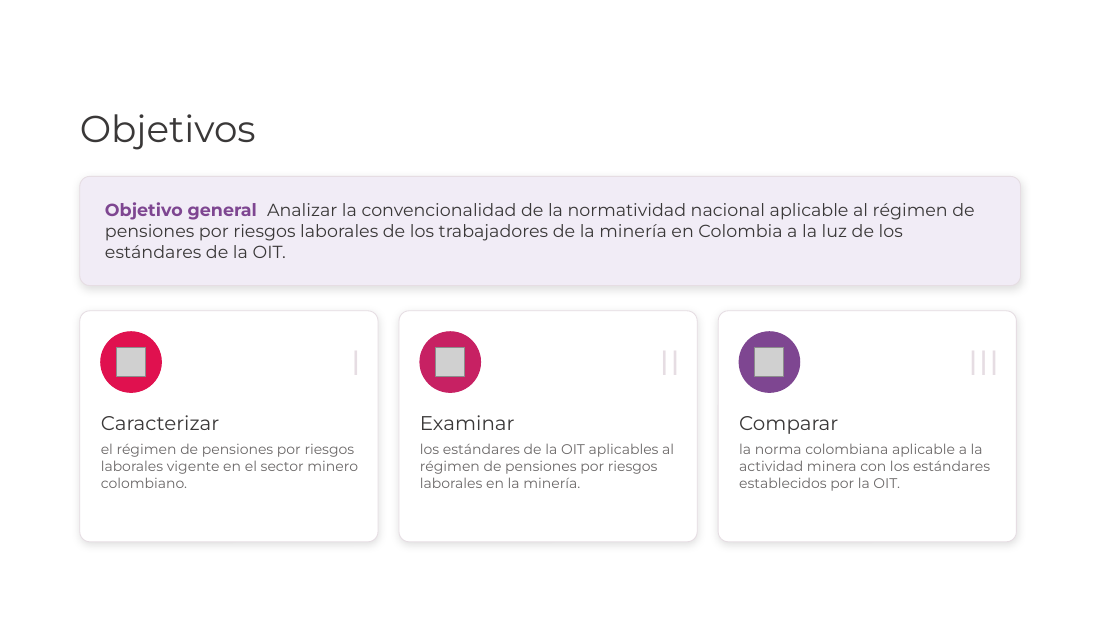
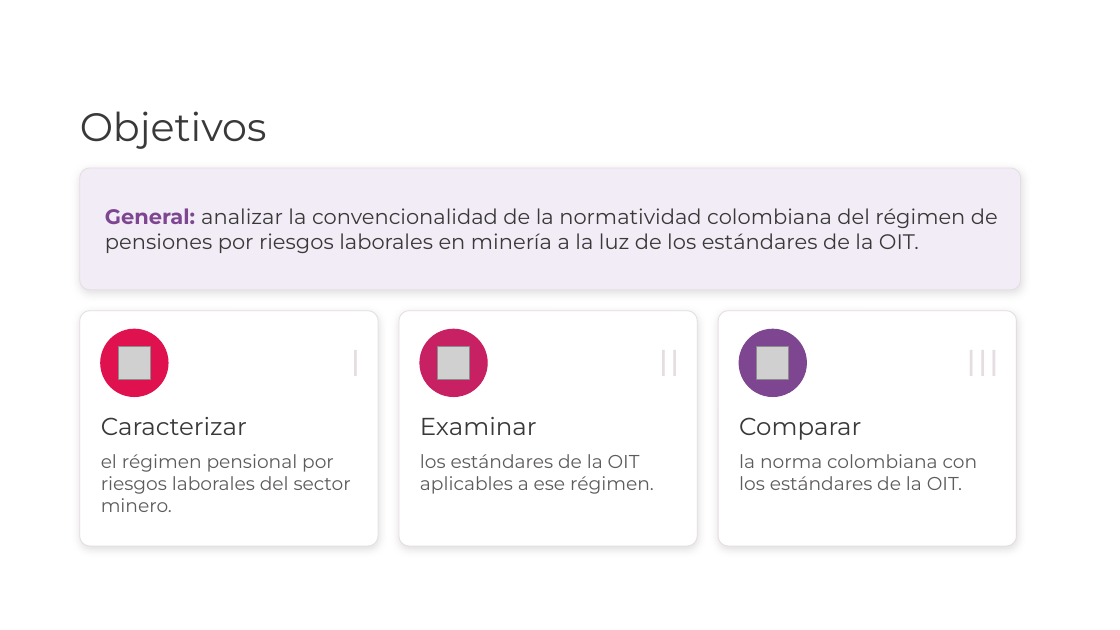
Before and after one commit to davidpinto01222003-jpg/EXTRAPROCESAL, a slide deck: slide 6 of sustentacion/Sustentacion_Pensiones_Riesgos_Laborales_Mineria_UPB.pptx. Drawn at 1120x630 pixels with LibreOffice and Linux fonts; fonts in the diff are those of the drawing; grey boxes stand for pictures; background and template pictures are left out. Boxes give left, top, right and bottom in pixels: in the first picture for what was removed or moved away, otherwise in the second. Text is boxed around its words. In the diff, an @@ line names an element or a change of style, - is before the commit and + after.

```diff
--- a/sustentacion/Sustentacion_Pensiones_Riesgos_Laborales_Mineria_UPB.pptx
+++ b/sustentacion/Sustentacion_Pensiones_Riesgos_Laborales_Mineria_UPB.pptx
@@ text "Objetivos" at (80, 111, 267, 149): size 32 to 34 pt @@
@@ proportions changed in 4 elements at (80, 311, 378, 546), (399, 311, 697, 546), (718, 311, 1017, 546), (80, 168, 1021, 290) @@
@@ rounded rectangle: place and size @@
-rounded rectangle at (80, 176, 1021, 286)
+rounded rectangle at (80, 168, 1021, 290)
@@ text at (105, 208, 998, 253): text changed; size 15 to 18 pt @@
-Objetivo general Analizar la convencionalidad de la normatividad nacional aplicable al régimen de pensiones por riesgos laborales de los trabajadores de la minería en Colombia a la luz de los estándares de la OIT.
+General: analizar la convencionalidad de la normatividad colombiana del régimen de pensiones por riesgos laborales en minería a la luz de los estándares de la OIT.
@@ rounded rectangle: place and size @@
-rounded rectangle at (80, 311, 378, 542)
+rounded rectangle at (80, 311, 378, 546)
@@ ellipse: place and size @@
-ellipse at (101, 332, 161, 392)
+ellipse at (101, 329, 168, 397)
@@ rounded rectangle: place and size @@
-rounded rectangle at (399, 311, 697, 542)
+rounded rectangle at (399, 311, 697, 546)
@@ ellipse: place and size @@
-ellipse at (420, 332, 481, 392)
+ellipse at (420, 329, 487, 397)
@@ rounded rectangle: place and size @@
-rounded rectangle at (718, 311, 1017, 542)
+rounded rectangle at (718, 311, 1017, 546)
@@ ellipse: place and size @@
-ellipse at (739, 332, 800, 392)
+ellipse at (739, 329, 807, 397)
@@ text "III": place and size @@
-text "III" at (924, 328, 1000, 395)
+text "III" at (912, 328, 1000, 395)
@@ text "III" at (912, 328, 1000, 395): size 30 to 32 pt @@
@@ 3 pictures: place and size @@
-3 pictures at (117, 348, 785, 377)
+3 pictures at (118, 347, 789, 379)
@@ size 17 to 21 pt in 3 elements at (101, 417, 247, 435), (420, 417, 537, 435), (739, 417, 861, 440) @@
@@ text at (101, 454, 351, 512): text changed; size 12 to 16 pt; text colour #6B6868 to #5E5B5B @@
-el régimen de pensiones por riesgos laborales vigente en el sector minero colombiano.
+el régimen pensional por riesgos laborales del sector minero.
@@ text at (420, 454, 654, 494): text changed; size 12 to 16 pt; text colour #6B6868 to #5E5B5B @@
-los estándares de la OIT aplicables al régimen de pensiones por riesgos laborales en la minería.
+los estándares de la OIT aplicables a ese régimen.
@@ text at (739, 454, 978, 490): text changed; size 12 to 16 pt; text colour #6B6868 to #5E5B5B @@
-la norma colombiana aplicable a la actividad minera con los estándares establecidos por la OIT.
+la norma colombiana con los estándares de la OIT.
```
Also in this commit, not shown: 23 other slides changed, 1 slide added, 1 other file.
